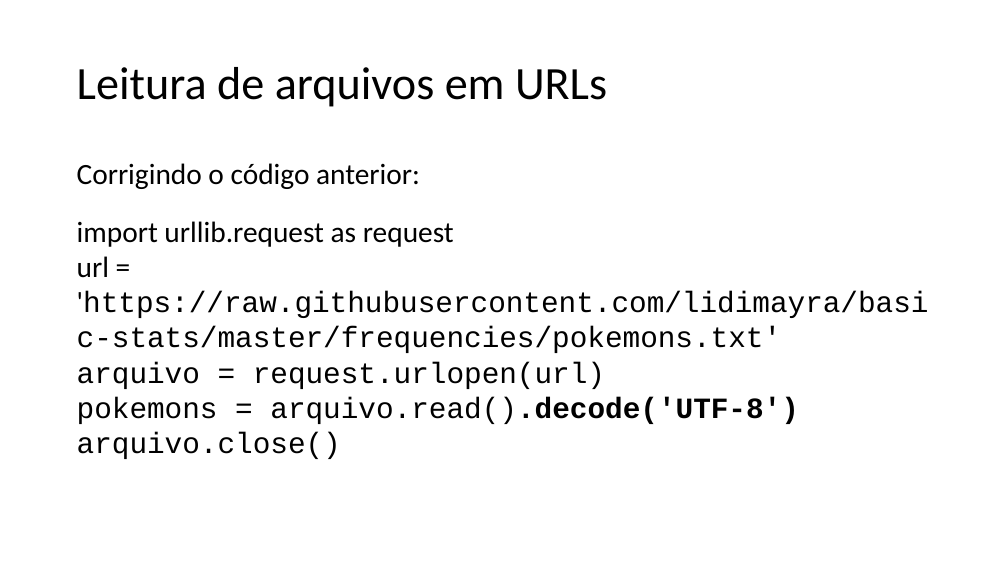
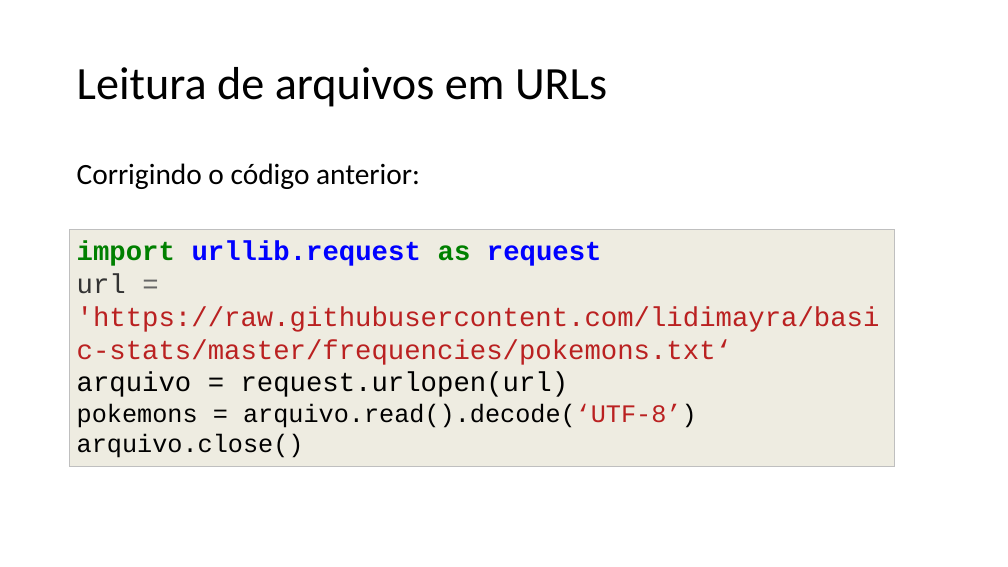
Before and after one commit to lidimayra/basic-stats, a slide deck: slide 12 of presentation.pptx. Drawn at 1008x567 pixels with LibreOffice and Linux fonts; fonts in the diff are those of the drawing. Boxes give left, top, right and bottom in pixels: in the first picture for what was removed or moved away, otherwise in the second. Text is boxed around its words. In the diff, an @@ line names an element or a change of style, - is before the commit and + after.

Commit message:
Formatting presentation

```diff
--- a/presentation.pptx
+++ b/presentation.pptx
@@ rectangle "import urllib.request as request": place and size @@
-rectangle "import urllib.request as request" at box(77, 163, 929, 459)
+rectangle "import urllib.request as request" at box(70, 230, 895, 467)
@@ rectangle "import urllib.request as request" at box(70, 230, 895, 467): fill none to #EEECE1; outline none to #BFBFBF 0.75 pt @@
@@ text in rectangle at box(77, 241, 602, 458): size 28 to 26 pt in "import urllib.request as request", "arquivo = request.urlopen(url)"; font Calibri to Courier New, bold on in "import urllib.request as request"; text colour #000000 to #008000 in "import as"; text colour #000000 to #0000FF in "urllib.request request"; size 28 to 24 pt in "arquivo.close()" @@
@@ text in rectangle at box(77, 274, 880, 365): text changed; size 28 to 26 pt; text colour #000000 to #BA2121 @@
-url = 'https://raw.githubusercontent.com/lidimayra/basic-stats/master/frequencies/pokemons.txt'
+url = 'https://raw.githubusercontent.com/lidimayra/basic-stats/master/frequencies/pokemons.txt‘
@@ text in rectangle at box(77, 404, 697, 428): text changed; size 28 to 24 pt @@
-pokemons = arquivo.read().decode('UTF-8')
+pokemons = arquivo.read().decode(‘UTF-8’)
```
Also in this commit, not shown: 19 other slides changed.
